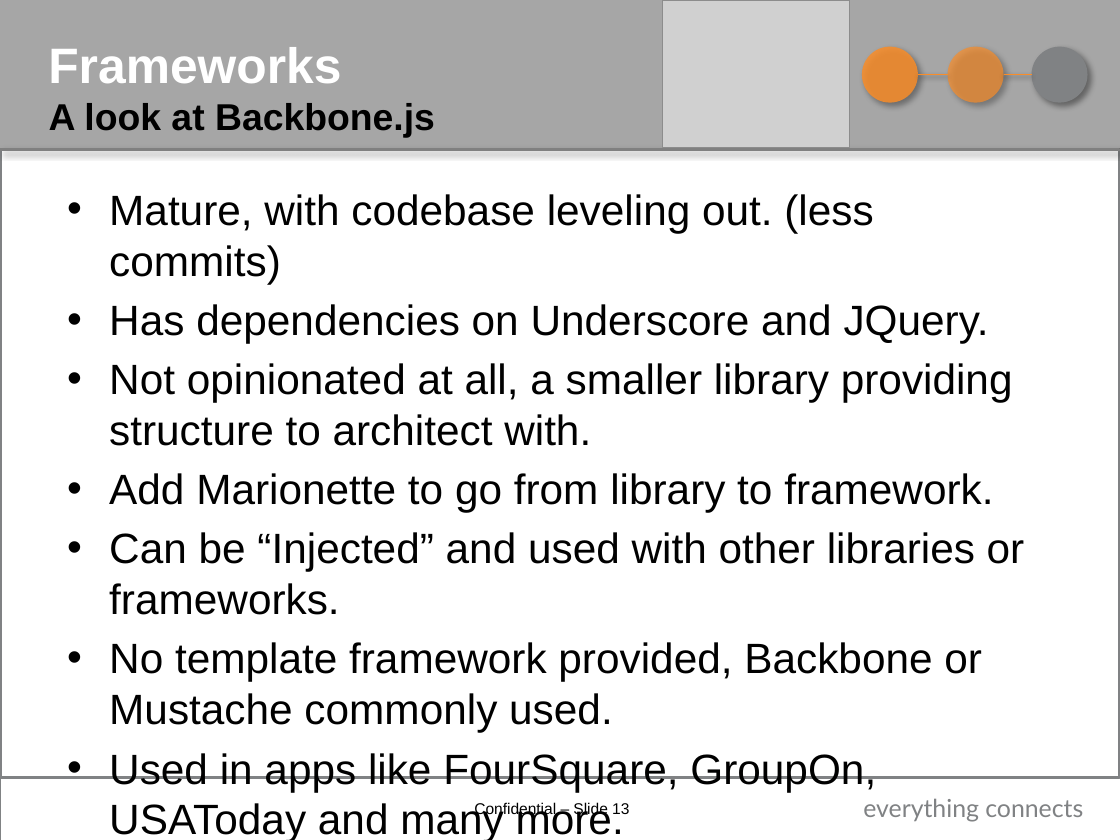
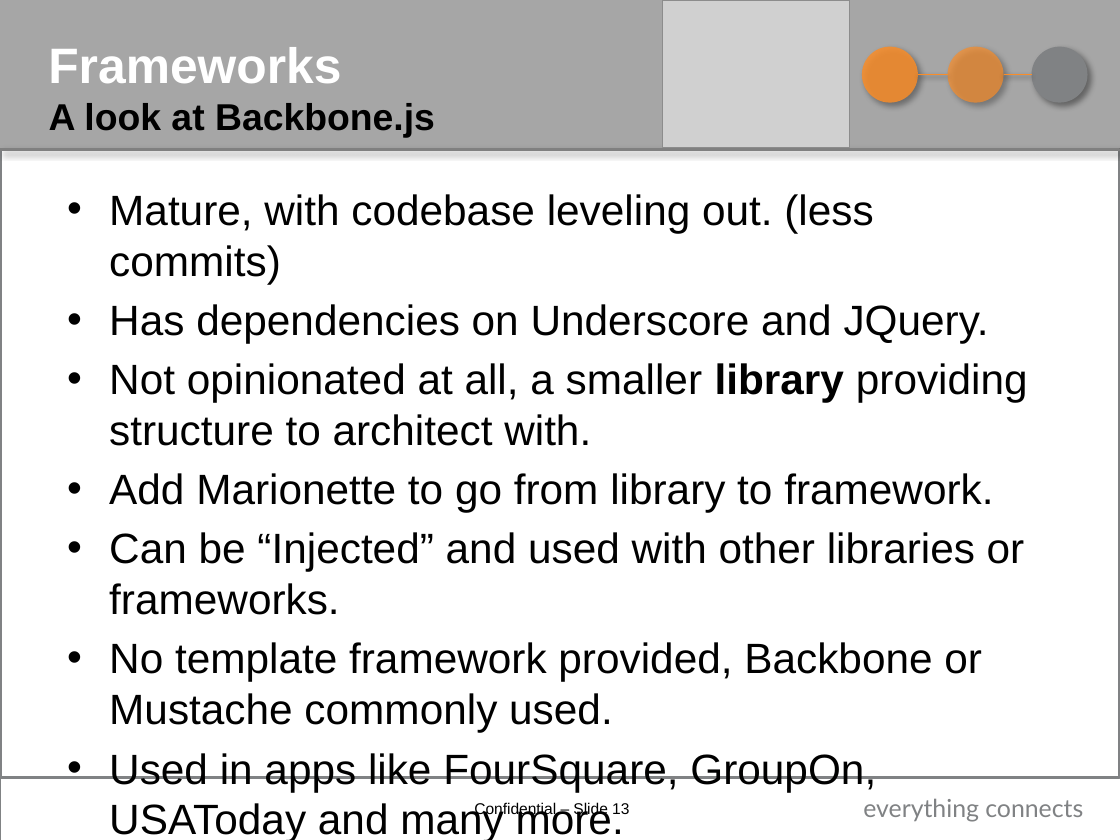
Before and after one commit to georgefrick/BBWorkshopKnockout, a slide deck: slide 13 of presentation/SPA_workshop.pptx. Drawn at 1120x840 pixels with LibreOffice and Linux fonts; fonts in the diff are those of the drawing; grey boxes stand for pictures; background and template pictures are left out. Boxes give left, top, right and bottom in pixels: in the first picture for what was removed or moved away, otherwise in the second. Text is boxed around its words. In the diff, an @@ line names an element or a change of style, - is before the commit and + after.

```diff
--- a/presentation/SPA_workshop.pptx
+++ b/presentation/SPA_workshop.pptx
@@ text at <box>109,363,1028,446</box>: bold on in "library" @@
```
Also in this commit, not shown: 4 other slides changed, 4 other files.
